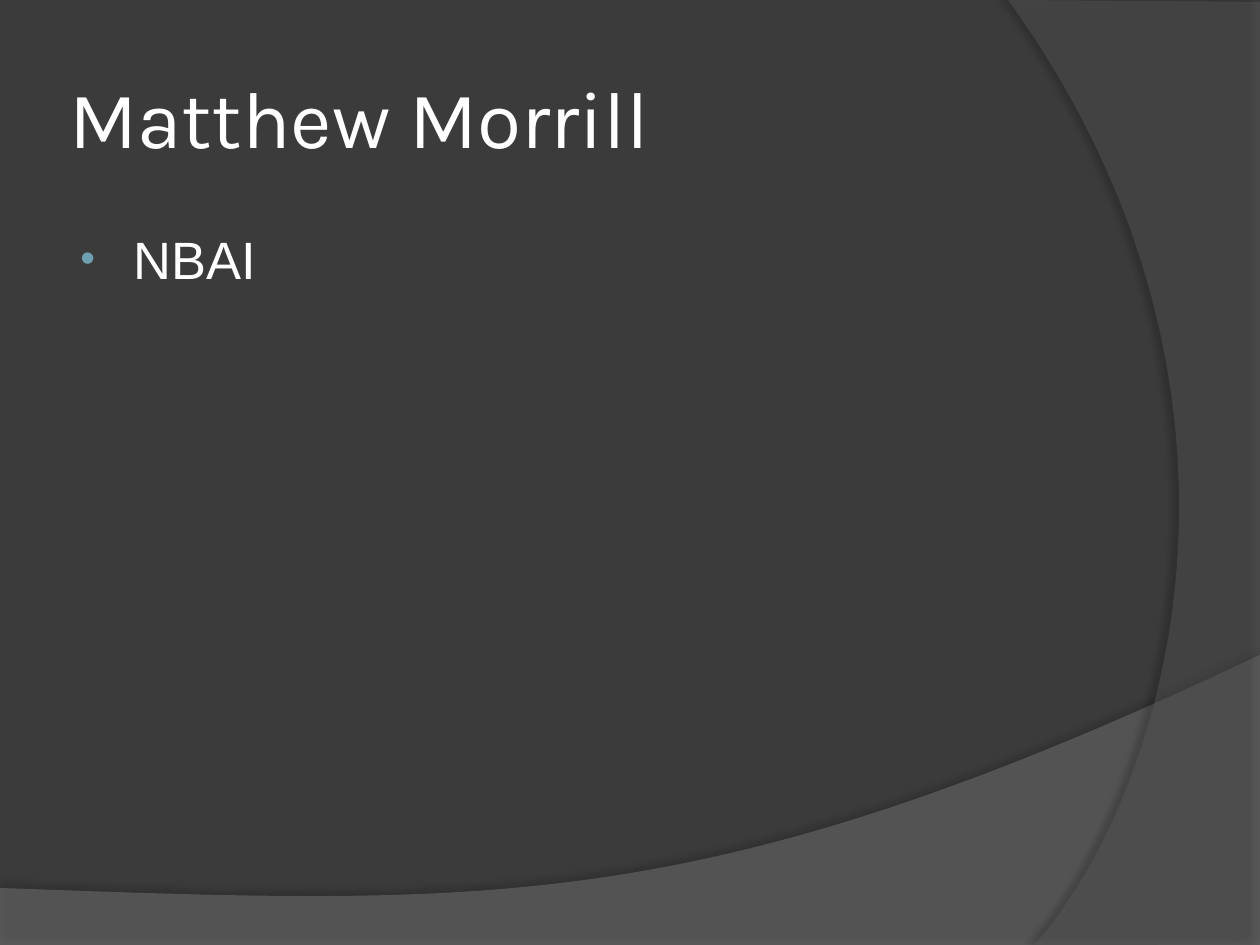
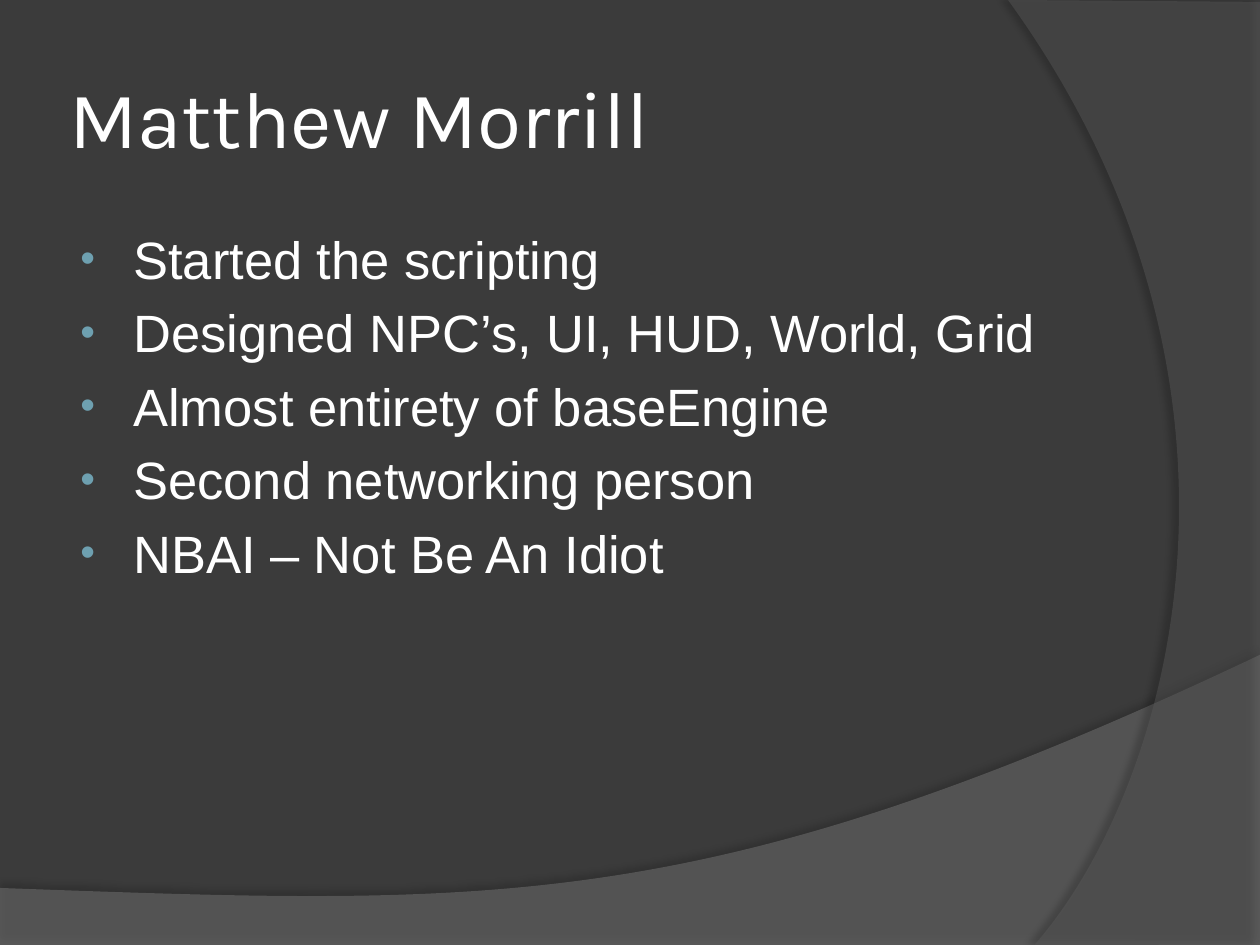
Before and after one commit to mattdude2489/Time-Warrior, a slide deck: slide 8 of Senior Project Files/Time Warrior.pptx. Drawn at 1260x945 pixels with LibreOffice and Linux fonts; fonts in the diff are those of the drawing. Boxes give left, top, right and bottom in pixels: in the first picture for what was removed or moved away, otherwise in the second. Text is boxed around its words. In the diff, an @@ line names an element or a change of style, - is before the commit and + after.

Commit message:
*put my PostMortem into the repository for you guys to check out if you want. Change, if necessary. *updated my slide on the powerpoint.

```diff
--- a/Senior Project Files/Time Warrior.pptx
+++ b/Senior Project Files/Time Warrior.pptx
@@ text at (133, 241, 1035, 574): text changed @@
-• NBAI
+• Started the scripting
+• Designed NPC’s, UI, HUD, World, Grid
+• Almost entirety of baseEngine
+• Second networking person
+• NBAI – Not Be An Idiot
```
Also in this commit, not shown: 1 other file.
